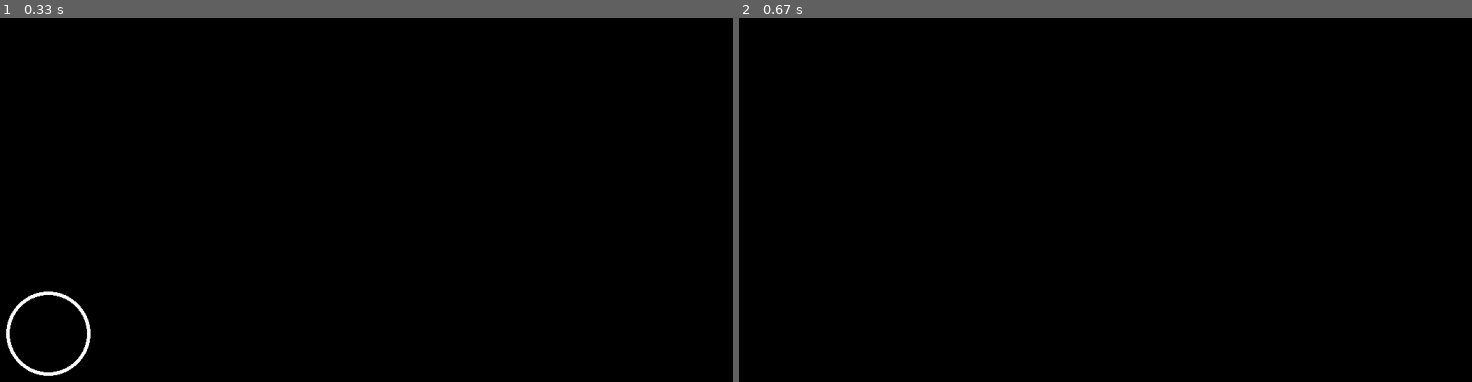
Above: before the commit, frames 1-2 (left to right).
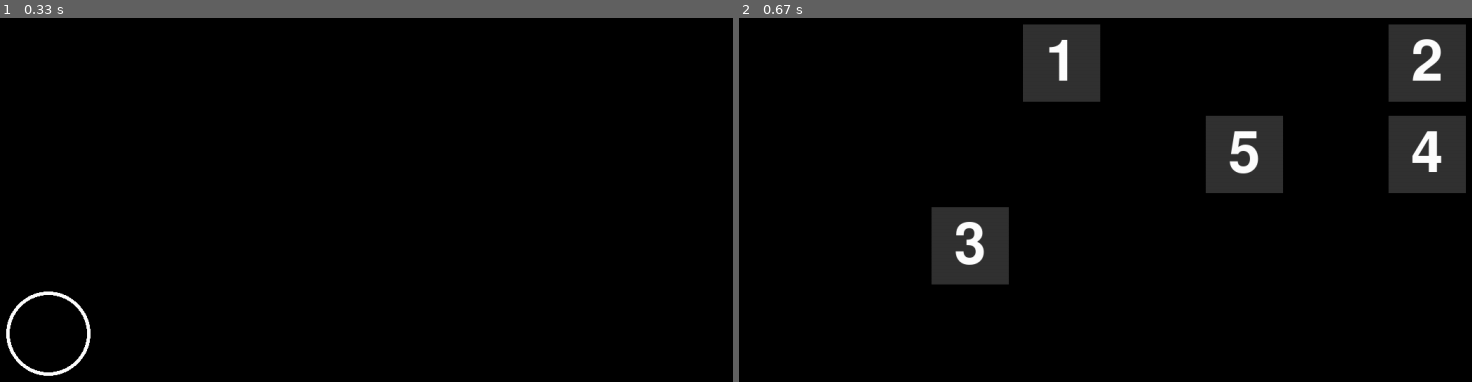
Above: after the commit, the same moments.

Repository: ChaeHyunsic/Python
Game: pygame game, started from pygame_memory/pygame_memory.py
The game is run twice, just before and just after one commit, with the same random seed, the same clock (stepped at 60 frames per second) and the same inputs.
Inputs (mouse positions are in pixels of both pictures, inside the frame that each line leads up to):
- Up to frame 1 (0.33 s): no input
- Up to frame 2 (0.67 s): click (790, 334) at 0.38 s

Frame 1 is identical in both runs. In frame 2, 11% of the frame differs, in the area x 26-100%, y 1-74%.

Commit message:
add displaying level function and game

Diff:
--- a/pygame_memory/pygame_memory.py
+++ b/pygame_memory/pygame_memory.py
@@ -1,19 +1,55 @@
 import pygame
-
+from random import *
 
 def display_level_screen():    # 게임 난이도를 표시
     pygame.draw.circle(screen, (255, 255, 255), ind_level.center, 60, 5)
 
 
 def display_game_screen():  # memory 게임 실행
-    pass
+    for index, value in enumerate(answer, start=1):
+        pygame.draw.rect(screen, (50, 50, 50), value)
 
+        show_cell = font.render(str(index), True, (255, 255, 255))
+        show_cell_rect = show_cell.get_rect(center =value.center)
+        screen.blit(show_cell, show_cell_rect)
 
 def check_start(pos):   # 사용자가 게임 시작을 하고자하는지 확인
     global start
 
     if ind_level.collidepoint(pos):
         start = True
+
+def reflect_level(level):   # 게임 난이도에 맞는 게임 출력
+    total_count = (level // 3) + 5
+    total_count = min(total_count, 20)
+
+    shuffle_grid(total_count)
+
+def shuffle_grid(total_count):
+    rows = 5
+    columns = 9
+    number = 1
+    total_cell_size = 130
+    real_cell_size = 110
+    screen_left_margin = 55
+    screen_top_margin = 20
+
+    grid = [[0 for col in range(columns)] for row in range(rows)]
+    while number <= total_count:
+        row_index = randrange(0, rows)
+        col_index = randrange(0, columns)
+
+        if grid[row_index][col_index] == 0:
+            grid[row_index][col_index] = number
+            number += 1
+
+            center_x = screen_left_margin + col_index * total_cell_size + total_cell_size / 2
+            center_y = screen_top_margin + row_index * total_cell_size + total_cell_size / 2
+
+            cell = pygame.Rect(0, 0, real_cell_size, real_cell_size)
+            cell.center = (center_x, center_y)
+
+            answer.append(cell)
 
 
 pygame.init()   # pygame 시작
@@ -26,10 +62,17 @@
 # 타이틀 설정
 pygame.display.set_caption("pygame_memory")
 
+# 폰트 설정
+font = pygame.font.Font(None, 120)
+
 # 게임 난이도 표시 기능
 ind_level = pygame.Rect(0, 0, 120, 120)
 ind_level.center = (120, screen_height - 120)
 start = False   # 게임 시작 여부 확인을 위해 사용
+answer = []     # 게임의 정답을 저장해두어 사용자의 답변과 비교하기 위해 사용
+
+# 초기 게임 난이도 반영
+reflect_level(1)
 
 # 게임 진행 루프
 running = True
